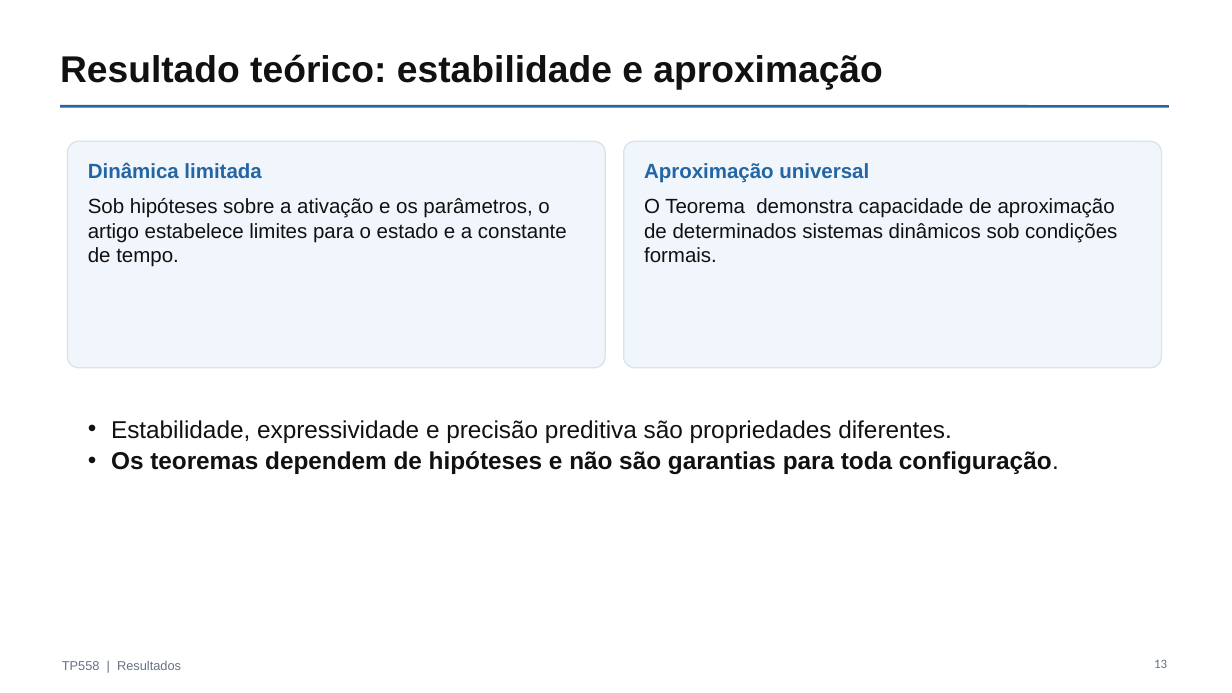
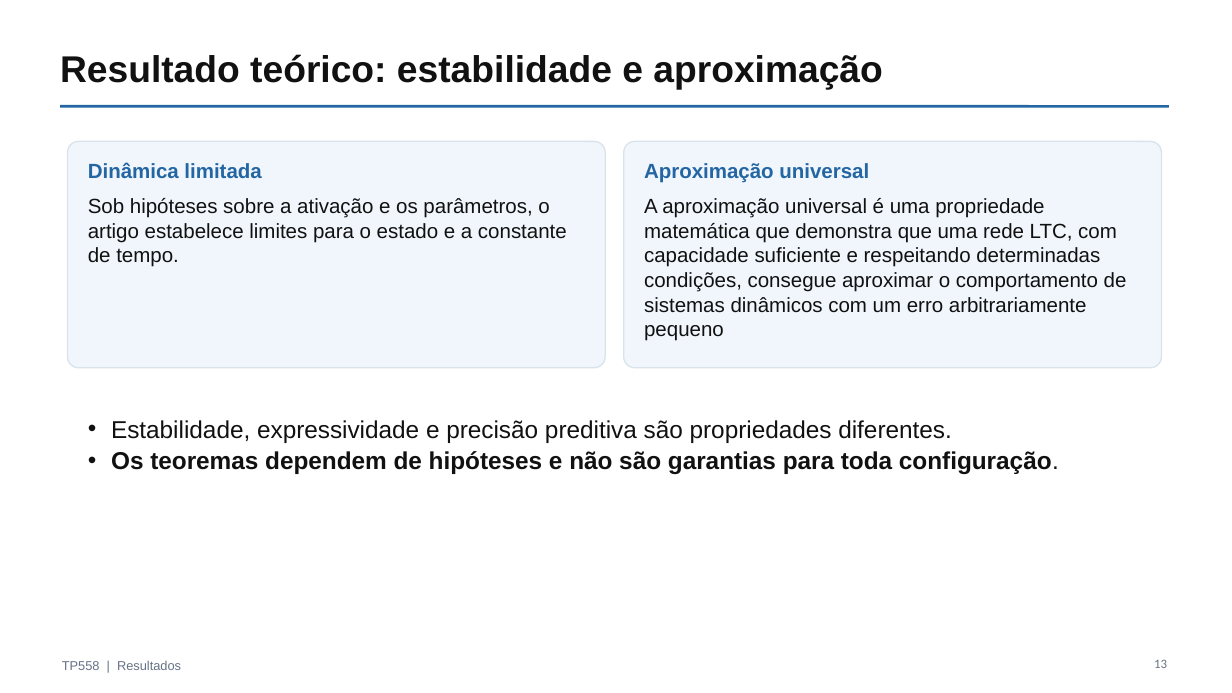
Before and after one commit to joao-roberto-mestrado/TP558, a slide deck: slide 14 of 4°Seminario_Liquid Time-constant Networks/Seminario_LTC_TP558.pptx. Drawn at 1232x693 pixels with LibreOffice and Linux fonts; fonts in the diff are those of the drawing. Boxes give left, top, right and bottom in pixels: in the first picture for what was removed or moved away, otherwise in the second. Text is boxed around its words. In the diff, an @@ line names an element or a change of style, - is before the commit and + after.

```diff
--- a/4°Seminario_Liquid Time-constant Networks/Seminario_LTC_TP558.pptx
+++ b/4°Seminario_Liquid Time-constant Networks/Seminario_LTC_TP558.pptx
@@ text at box(644, 198, 1127, 341): text changed @@
-O Teorema demonstra capacidade de aproximação de determinados sistemas dinâmicos sob condições formais.
+A aproximação universal é uma propriedade matemática que demonstra que uma rede LTC, com capacidade suficiente e respeitando determinadas condições, consegue aproximar o comportamento de sistemas dinâmicos com um erro arbitrariamente pequeno
```
Also in this commit, not shown: 1 other slide changed.
